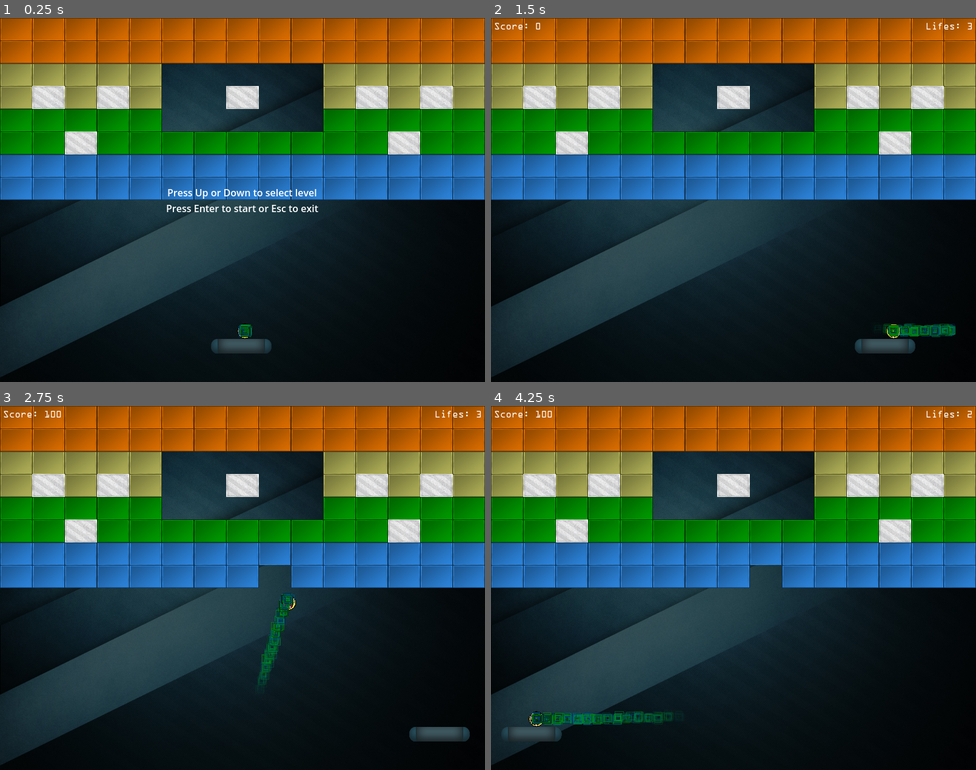
Above: before the commit, frames 1-4 (two rows, left to right).
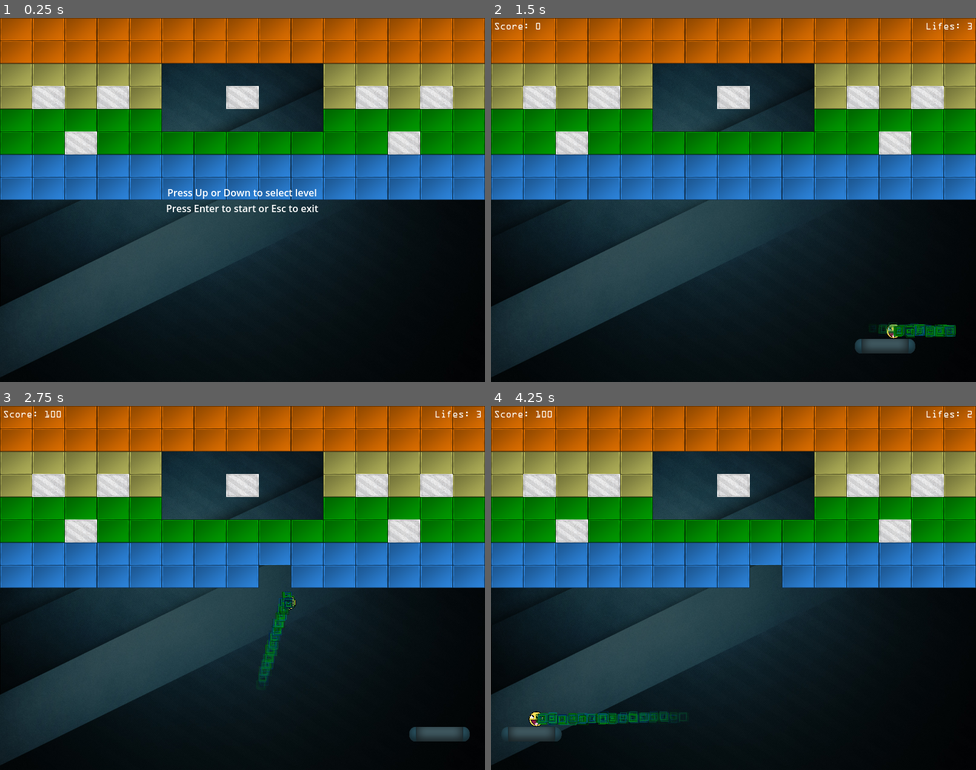
Above: after the commit, the same moments.

Repository: Drahiri/Breakout
Game: Godot game, scene res://main.tscn
The game is run twice, just before and just after one commit, with the same random seed, the same clock (stepped at 60 frames per second) and the same inputs.
Inputs:
- Up to frame 1 (0.25 s): no input
- Up to frame 2 (1.5 s): tap Enter (start) at 0.5 s; hold Right (move_right) 0.53-1.28 s; tap Up (next_level) at 0.6 s; hold Left (move_left) from 1.28 s (still down); tap Down (previous_level) at 1.35 s
- Up to frame 3 (2.75 s): release Left (move_left) at 2.03 s; hold Right (move_right) from 2.03 s (still down); tap Space (release_ball) at 2.1 s
- Up to frame 4 (4.25 s): tap Enter (start) at 2.85 s; release Right (move_right) at 3.53 s; hold Left (move_left) from 3.53 s (still down); tap Up (next_level) at 3.6 s

The runs differ from the first frame. In frame 1, 0.6% of the frame differs, in the area x 43-56%, y 83-93%; in frame 2, 0.4%; in frame 3, 0.5%; in frame 4, 0.8%, in the area x 8-41%, y 83-88%.

Commit message:
Paddle, Ball invisible in menu

Diff:
--- a/main.gd
+++ b/main.gd
@@ -8,16 +8,15 @@
 
 func _ready():
 	_load_levels()
+	$Paddle.hide()
 	$Paddle.set_physics_process(false)
+	$Ball.hide()
 	$Ball.set_physics_process(false)
 
 
 func _input(_event):
 	if Input.is_action_just_pressed("start"):
 		_start_game()
-
-	if Input.is_action_just_pressed("exit"):
-		get_tree().quit()
 
 	if Input.is_action_just_pressed("next_level"):
 		current_level_id += 1
@@ -31,9 +30,16 @@
 		_change_level()
 
 
+func _unhandled_input(_event):
+	if Input.is_action_just_pressed("exit"):
+		get_tree().quit()
+
+
 func _start_game():
 	set_process_input(false)
+	$Paddle.show()
 	$Paddle.set_physics_process(true)
+	$Ball.show()
 	$Ball.set_physics_process(true)
 	$Effects/Chaos.hide()
 	$Effects/Confuse.hide()
@@ -71,8 +77,10 @@
 
 
 func _menu():
+	$Paddle.hide()
 	$Paddle.reset()
 	$Paddle.set_physics_process(false)
+	$Ball.hide()
 	$Ball.reset($Paddle.position)
 	$Ball.set_physics_process(false)
 	$Effects/Chaos.hide()
@@ -83,6 +91,7 @@
 	_menu()
 	$GUI.won()
 	await get_tree().create_timer(2.0).timeout
+	$GUI.default_message()
 	levels_scenes.remove_at(current_level_id)
 	if current_level_id >= len(levels_scenes):
 		current_level_id -= 1
@@ -96,7 +105,8 @@
 
 
 func _on_ball_exited():
-	lifes -= 1
+	if $Ball.is_visible():
+		lifes -= 1
 	$Paddle.reset()
 	$Ball.reset($Paddle.position)
 	$GUI.update_lifes(lifes)
@@ -107,7 +117,10 @@
 func _lost():
 	_menu()
 	$GUI.lost()
-	await get_tree().create_timer(2.0).timeout
+	$Effects/Chaos.show()
+	await get_tree().create_timer(5.0).timeout
+	$GUI.default_message()
+	$Effects/Chaos.hide()
 	remove_child(get_node("Level"))
 	for level in levels_scenes:
 		level.queue_free()
